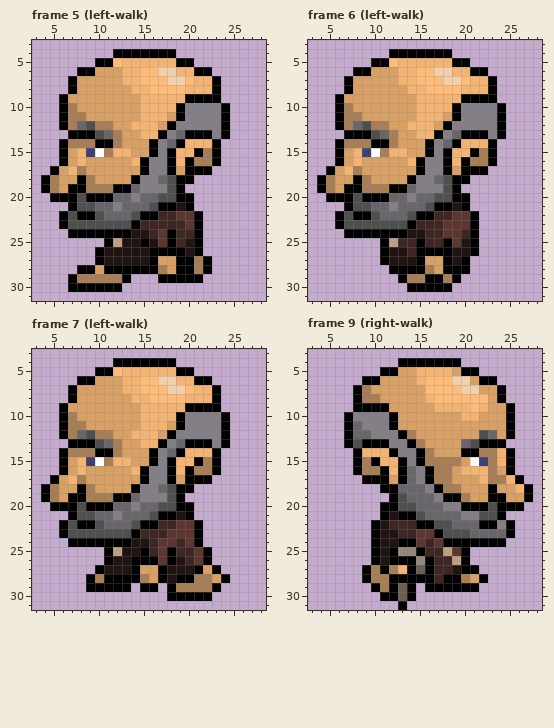
Pixel-art file -- sprites/player/player.aseprite. That is the earlier state.
32x32 pixels, 20 frames. Colours within 5 levels of each other are drawn and written as one. Shown: frame 5 (left-walk): x 3..28, y 3..31; frame 6 (left-walk): x 3..28, y 3..31; frame 7 (left-walk): x 3..28, y 3..31; frame 9 (right-walk): x 3..28, y 3..31. The commit also changed other frames, which this record leaves out.
After the commit:
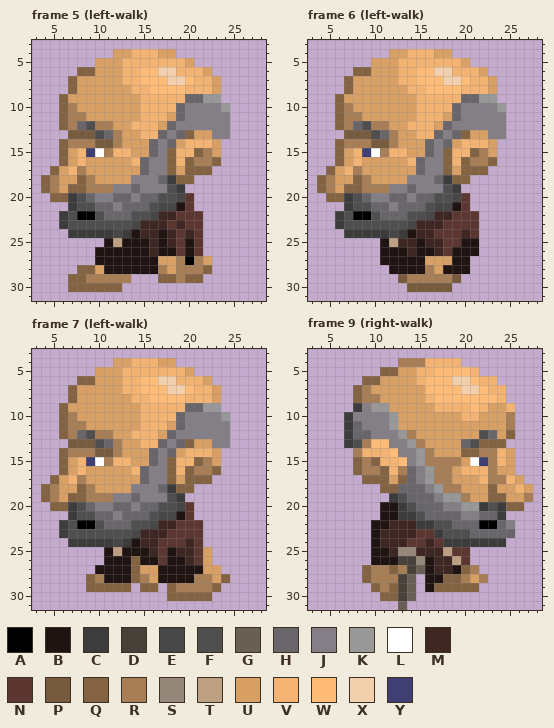
Palette (. is transparent): A #000000  B #1f1412  C #3c3c3c  D #48413a  E #474747  F #4f4f4f  G #6a5f55  H #68666a  J #847e87  K #989898  L #ffffff  M #3e2723  N #5c3731  P #775b3f  Q #846343  R #a77e55  S #958779  T #bd9f81  U #d9a066  V #f2b373  W #ffbc79  X #f2d0ae  Y #3f3f74
Changes in this commit:
--- frame 5 (left-walk)
@@ x 3..28 @@
  3 ..........................
- 4 .........AAAAAAA..........
- 5 .......AAWVVVVVVAA........
- 6 .....AAUUUVVWWXXVVAA......
- 7 ....AUUUUUVVWWWXXWVVA.....
- 8 ....AUUUUUUVVWWWWVVVA.....
- 9 ...AUUUUUUUUVVVVVAAAA.....
-10 ...ARUUUUUUUVVVVAJJJJA....
-11 ...ARRUUUUUUVVVUAJJJJA....
-12 ...ARHFRRUUVVVUAJJJJJA....
-13 ....AAAFHRUUVVAJHAAAJA....
-14 ...ARRRAARUUUAJHAVVVA.....
-15 ...AUVYLRVVUUAJAVVARA.....
-16 ...AUVUUUUUVAJJAVARRA.....
-17 ..AUVRUUUUUUAJJAUAAA......
-18 .ARUUARUUUUAJJHFAA........
-19 .ARUAARRRAAHJJJFA.........
-20 ..AAAFAAAHHJHHFFAA........
-21 ....AFFHHJHHHFAABA........
-22 ...AFAAFHHHFAAMMNNA.......
-23 ...AFFFFFFFAMMMMMNA.......
-24 ....AAAAAAABBMNAMMA.......
-25 ........ATBBABNAMBA.......
-26 .......ABBBBBAAAABA.......
-27 .......ABBBBBAUUAARA......
-28 .....AAUAAAAAARUAARA......
-29 ....ARRRRRA...AAAAA.......
-30 ....AAAAAA................
+ 4 .........UUVVVUU..........
+ 5 .......UUUVVVVVVVU........
+ 6 .....QQUUUVVWWXXVVVU......
+ 7 ....QUUUUUVVWWWXXWVVU.....
+ 8 ....QUUUUUUVVWWWWVVVU.....
+ 9 ...QUUUUUUUUVVVVVHHKK.....
+10 ...QRUUUUUUUVVVVHJJJJK....
+11 ...QRRUUUUUUVVVUHJJJJJ....
+12 ...QRHFRRUUVVVUHJJJJJJ....
+13 ....PPPFHRUUVVHJHQUUJJ....
+14 ...QRRRPPRUUUHJHUVVVU.....
+15 ...QUVYLRVVUUHJQVVQRU.....
+16 ...QUVUUUUUVHJJQVQRRQ.....
+17 ..QUVRUUUUUUHJJQUQQQ......
+18 .QRUUQRUUUUJJJHCQQ........
+19 .QRUQQRRRJJHJJJFC.........
+20 ..QQCFHJJHHJHHFFEN........
+21 ....CFFHHJHHHFEEBN........
+22 ...CFAAFHHHFFEMMNNN.......
+23 ...CFFFFFFFEMMMNMNN.......
+24 ....CCCCCECBMMBMNMN.......
+25 ........BTBBBMBMNBN.......
+26 .......BBBBBBMBBNBN.......
+27 .......BBBBBBBUURARU......
+28 .....QQUBBBBBBRURRRQ......
+29 ....QQRRRRR...QQRQQ.......
+30 ....QQQQQQ................
 31 ..........................
--- frame 6 (left-walk)
@@ x 3..28 @@
  3 ..........................
- 4 .........AAAAAAA..........
- 5 .......AAWVVVVVVAA........
- 6 .....AAUUUVVWWXXVVAA......
- 7 ....AUUUUUVVWWWXXWVVA.....
- 8 ....AUUUUUUVVWWWWVVVA.....
- 9 ...AUUUUUUUUVVVVVAAAA.....
-10 ...ARUUUUUUUVVVVAJJJJA....
-11 ...ARRUUUUUUVVVUAJJJJA....
-12 ...ARHFRRUUVVVUAJJJJJA....
-13 ....AAAFHRUUVVAJHAAAJA....
-14 ...ARRRAARUUUAJHAVVVA.....
-15 ...AUVYLRVVUUAJAVVARA.....
-16 ...AUVUUUUUVAJJAVARRA.....
-17 ..AUVRUUUUUUAJJAUAAA......
-18 .ARUUARUUUUAJJHFAA........
-19 .ARUAARRRAAHJJJFA.........
-20 ..AAAFAAAHHJHHFFAA........
-21 ....AFFHHJHHHFAABA........
-22 ...AFAAFHHHFAAMMNNA.......
-23 ...AFFFFFFFAMMMNNNA.......
-24 ....AAAAAAABBMMNNMA.......
-25 ........ATMMAMMANBA.......
-26 ........ABBMAAAABBA.......
-27 ........ABBBAUUABA........
-28 .........AAAARUAAA........
-29 ..........ARRAARA.........
-30 ...........AAAAA..........
+ 4 .........UUVVVUU..........
+ 5 .......UUUVVVVVVVU........
+ 6 .....QQUUUVVWWXXVVVU......
+ 7 ....QUUUUUVVWWWXXWVVU.....
+ 8 ....QUUUUUUVVWWWWVVVU.....
+ 9 ...QUUUUUUUUVVVVVHHKK.....
+10 ...QRUUUUUUUVVVVHJJJJK....
+11 ...QRRUUUUUUVVVUHJJJJJ....
+12 ...QRHFRRUUVVVUHJJJJJJ....
+13 ....PPPFHRUUVVHJHQUUJJ....
+14 ...QRRRPPRUUUHJHUVVVU.....
+15 ...QUVYLRVVUUHJQVVQRU.....
+16 ...QUVUUUUUVHJJQVQRRQ.....
+17 ..QUVRUUUUUUHJJQUQQQ......
+18 .QRUUQRUUUUJJJHCQQ........
+19 .QRUQQRRRJJHJJJFC.........
+20 ..QQCFHJJHHJHHFFEN........
+21 ....CFFHHJHHHFEEBN........
+22 ...CFAAFHHHFFEMMNNN.......
+23 ...CFFFFFFFEMMMNNNN.......
+24 ....CCCCCECBMMNNNMN.......
+25 ........BTMMBMMNNBB.......
+26 ........BBBMBBMNBBB.......
+27 ........BBBBBUUUBB........
+28 .........BBBBRUBBB........
+29 ..........PRRRRRP.........
+30 ...........PPPPP..........
 31 ..........................
--- frame 7 (left-walk)
@@ x 3..28 @@
  3 ..........................
- 4 .........AAAAAAA..........
- 5 .......AAWVVVVVVAA........
- 6 .....AAUUUVVWWXXVVAA......
- 7 ....AUUUUUVVWWWXXWVVA.....
- 8 ....AUUUUUUVVWWWWVVVA.....
- 9 ...AUUUUUUUUVVVVVAAAA.....
-10 ...ARUUUUUUUVVVVAJJJJA....
-11 ...ARRUUUUUUVVVUAJJJJA....
-12 ...ARHFRRUUVVVUAJJJJJA....
-13 ....AAAFHRUUVVAJHAAAJA....
-14 ...ARRRAARUUUAJHAVVVA.....
-15 ...AUVYLRVVUUAJAVVARA.....
-16 ...AUVUUUUUVAJJAVARRA.....
-17 ..AUVRUUUUUUAJJAUAAA......
-18 .ARUUARUUUUAJJHFAA........
-19 .ARUAARRRAAHJJJFA.........
-20 ..AAAFAAAHHJHHFFAA........
-21 ....AFFHHJHHHFAABA........
-22 ...AFAAFHHHFAAMMNNA.......
-23 ...AFFFFFFFAMMMNNNA.......
-24 ....AAAAAAABBMNNMNA.......
-25 ........ATBBAMNAMMNA......
-26 ........ABBAAANABMNA......
-27 .......ABBBAUUABBBAUA.....
-28 ......ARAAAARUABAARRUA....
-29 ......AAAAA.AA.ARRRRA.....
-30 ...............AAAAA......
+ 4 .........UUVVVUU..........
+ 5 .......UUUVVVVVVVU........
+ 6 .....QQUUUVVWWXXVVVU......
+ 7 ....QUUUUUVVWWWXXWVVU.....
+ 8 ....QUUUUUUVVWWWWVVVU.....
+ 9 ...QUUUUUUUUVVVVVHHKK.....
+10 ...QRUUUUUUUVVVVHJJJJK....
+11 ...QRRUUUUUUVVVUHJJJJJ....
+12 ...QRHFRRUUVVVUHJJJJJJ....
+13 ....PPPFHRUUVVHJHQUUJJ....
+14 ...QRRRPPRUUUHJHUVVVU.....
+15 ...QUVYLRVVUUHJQVVQRU.....
+16 ...QUVUUUUUVHJJQVQRRQ.....
+17 ..QUVRUUUUUUHJJQUQQQ......
+18 .QRUUQRUUUUJJJHCQQ........
+19 .QRUQQRRRJJHJJJFC.........
+20 ..QQCFHJJHHJHHFFEN........
+21 ....CFFHHJHHHFEEBN........
+22 ...CFAAFHHHFFEMMNNN.......
+23 ...CFFFFFFFEMMMNNNN.......
+24 ....CCCCCECBMMNNNMN.......
+25 ........BTBBBMNBMMNU......
+26 ........BBBQBBNBBMNU......
+27 .......BBBBQUUBBBBBUU.....
+28 ......QRBBBQRUBBBBRRUQ....
+29 ......QQQQQ.QQ.QRRRRQ.....
+30 ...............QQQQQ......
 31 ..........................
--- frame 9 (right-walk)
@@ x 3..28 @@
  3 ..........................
- 4 ..........AAAAAAA.........
- 5 ........AAUUVVVVUAA.......
- 6 ......AAUUUUVWWWXXUAA.....
- 7 .....ARUUUUUUWWWWXXUUA....
- 8 .....ARRUUUUUVWWWWWWUA....
- 9 .....AAAAUUUUUVVVVWVUUA...
-10 ....AJJJJAUUUUUUUVVUUUA...
-11 ....AHJJJAUUUUUUUUUUUUA...
-12 ....AHHJJJARUUUUUUUFHUA...
-13 ....AFAAAJJARUUUUHFAAA....
-14 .....AVVVAJJARUUUAARRVA...
-15 .....ARAVVAJARRRRULYRVA...
-16 .....ARRAVAHJARRUVVVRUA...
-17 ......AAAUAHJARRUUUVRRVA..
-18 ........AAHHHJARRUUUAUUVA.
-19 .........AFHHHJAARUUAAUUA.
-20 ........AAFFHHHJJAAAFAAA..
-21 ........ABAAFHHHHJJFFA....
-22 .......ABMMMAAFFHHHAAJA...
-23 .......ABBMMNNAFFFHHHHA...
-24 .......ABBAANMNAAAAAAA....
-25 .......ABASSAMMTNA........
-26 .......ABAAASAMMTA........
-27 ......ARARVAGAMMBAA.......
-28 ......ARRAAAAAMAARUA......
-29 .......ARAGA.AAAAAA.......
-30 ........AAGA..............
-31 ..........A...............
+ 4 ..........RRRVVVV.........
+ 5 ........QQUUVVWWWWV.......
+ 6 ......QQUUUUVWWWXXWVV.....
+ 7 .....QRUUUUUUWWWWXXWVV....
+ 8 .....QRRUUUUUVWWWWWWWV....
+ 9 .....CJKKUUUUUVVVVWVUUV...
+10 ....CJJJJKUUUUUUUVVUUUR...
+11 ....CHJJJKUUUUUUUUUUUUR...
+12 ....CHHJJJKRUUUUUUUFHUQ...
+13 ....CFRWWJJKRUUUUHFQQQ....
+14 .....RVVVWJJKRUUUQQRRVU...
+15 .....QRQVVWJKRRRRULYRVU...
+16 .....QRRQVRHJKRRUVVVRUU...
+17 ......QQQUQHJKRRUUUVRRVU..
+18 ........QQHHHJKRRUUUQUUVU.
+19 .........CFHHHJKKRUUQQUUR.
+20 ........BBCFHHHJJKKCFCQQ..
+21 ........BBCCFHHHHJJHHC....
+22 .......BBMMMCCFFHHHAAHJ...
+23 .......BMMMMNNCFFFHHHHH...
+24 .......BMMMNNMNCCCCCCC....
+25 .......BBMSSMMMTNN........
+26 .......BBBDDSBMMTN........
+27 ......QRRQRDGBMMBQR.......
+28 ......QRRRDG.BBQQRUR......
+29 .......QRQDG.BQQQQQ.......
+30 ........QQDG..............
+31 ..........G...............
Pixel boxes of the changes (left, top, right, bottom) in both pictures:
changed: (41, 49, 230, 292)
changed: (317, 49, 506, 292)
changed: (41, 358, 230, 601)
changed: (344, 358, 533, 610)
